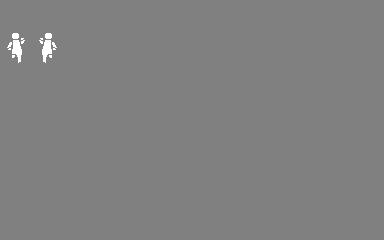
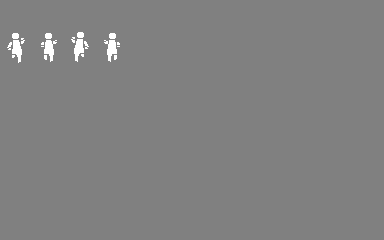
Two versions of the same layered image (384x240). Layer-by-layer changes:
renamed "Layer 2" to "Layer 4", painted on it over [39, 32, 120, 63]
